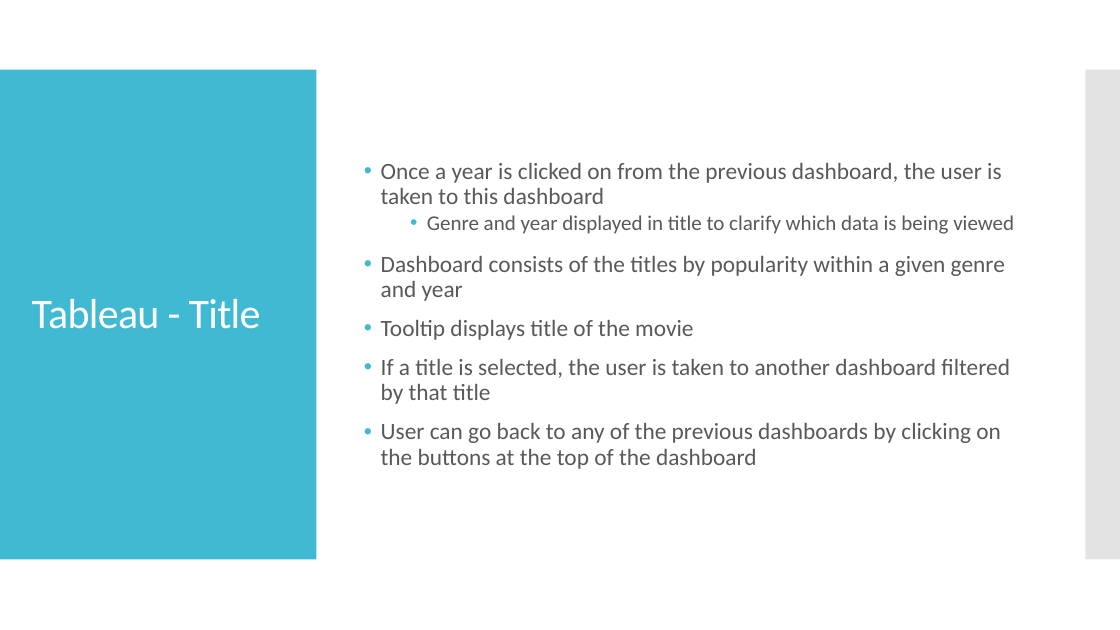
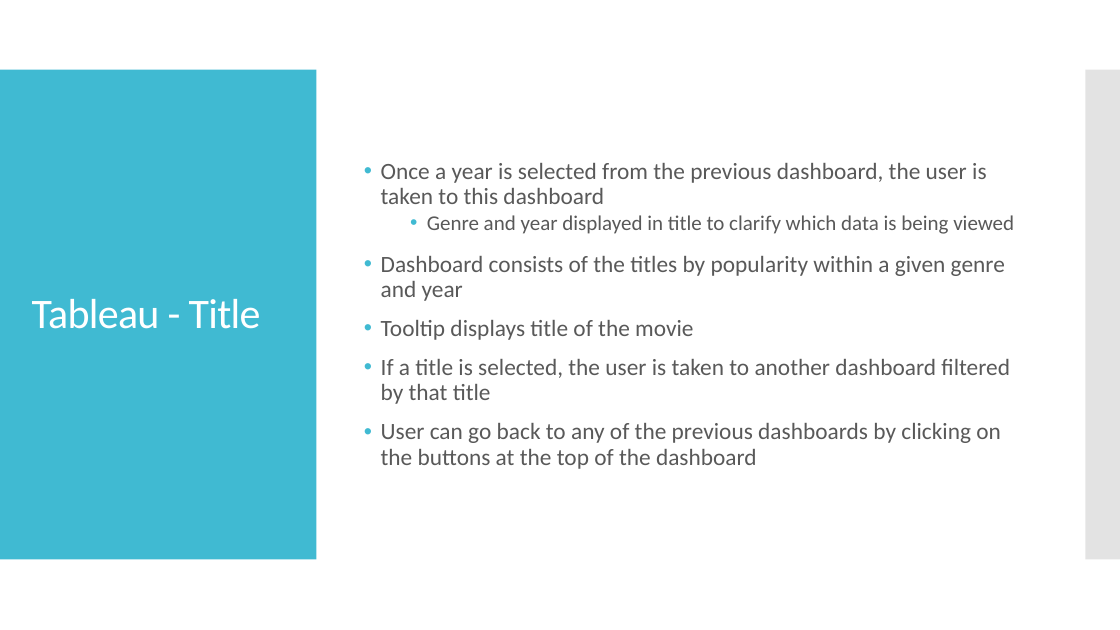
Before and after one commit to TobyJChappell/CPSC_408, a slide deck: slide 13 of Final_Project/Final Project Presentation.pptx. Drawn at 1120x630 pixels with LibreOffice and Linux fonts; fonts in the diff are those of the drawing. Boxes give left, top, right and bottom in pixels: in the first picture for what was removed or moved away, otherwise in the second. Text is boxed around its words. In the diff, an @@ line names an element or a change of style, - is before the commit and + after.

```diff
--- a/Final_Project/Final Project Presentation.pptx
+++ b/Final_Project/Final Project Presentation.pptx
@@ text at [381, 163, 986, 204]: text changed @@
-• Once a year is clicked on from the previous dashboard, the user is taken to this dashboard
+• Once a year is selected from the previous dashboard, the user is taken to this dashboard
```
Also in this commit, not shown: 1 other slide changed, 2 other files.
